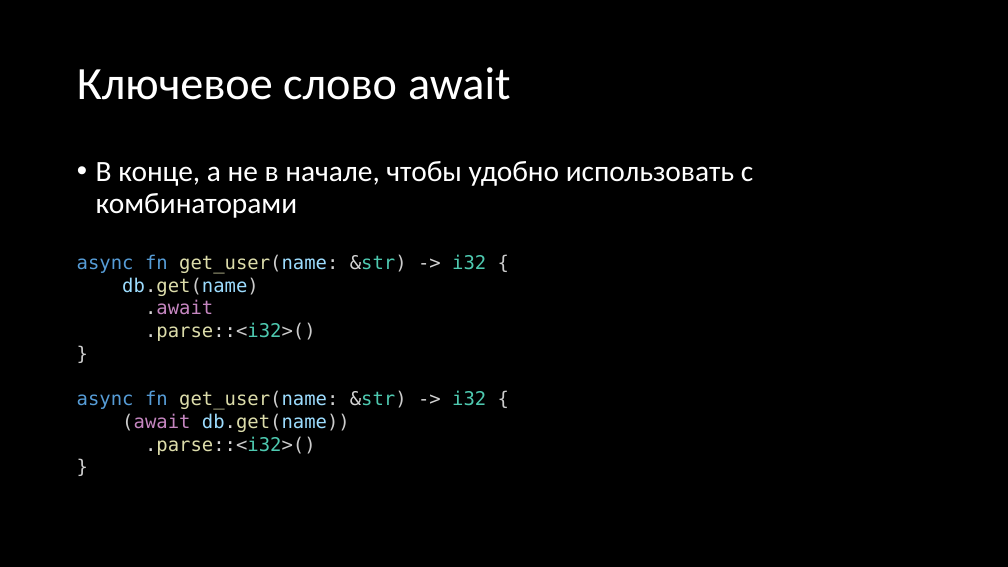
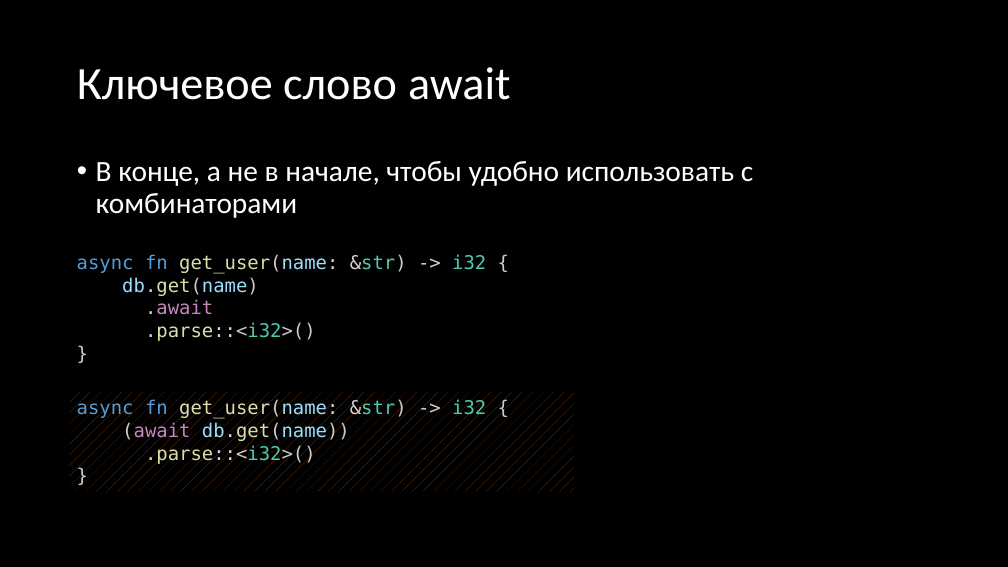
Before and after one commit to Gordon01/learn-rust, a slide deck: slide 168 of keynotes/Rust 2024.pptx (slide 163 before the commit). Drawn at 1008x567 pixels with LibreOffice and Linux fonts; fonts in the diff are those of the drawing. Boxes give left, top, right and bottom in pixels: in the first picture for what was removed or moved away, otherwise in the second. Text is boxed around its words. In the diff, an @@ line names an element or a change of style, - is before the commit and + after.

Commit message:
keynote: улучшение слайдов про async

```diff
--- a/keynotes/Rust 2024.pptx
+++ b/keynotes/Rust 2024.pptx
@@ text at <box>77,390,486,455</box>: paragraphs removed @@
-async fn get_user(name: &str) -> i32 {
-(await db.get(name))
-.parse::<i32>()
-}
@@ text added at <box>77,399,486,465</box>, 18 pt, text #DCDCAA @@
+async fn get_user(name: &str) -> i32 {
+(await db.get(name))
+.parse::<i32>()
+}
```
Also in this commit, not shown: 9 other slides changed, 5 slides added.
